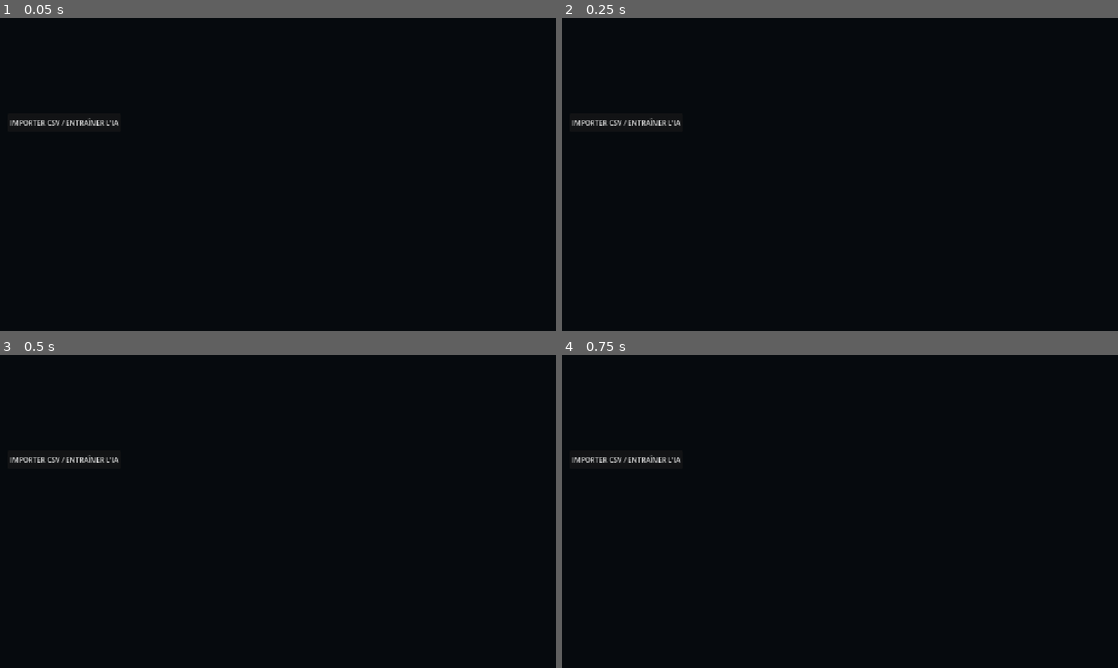
Above: before the commit, frames 1-4 (two rows, left to right).
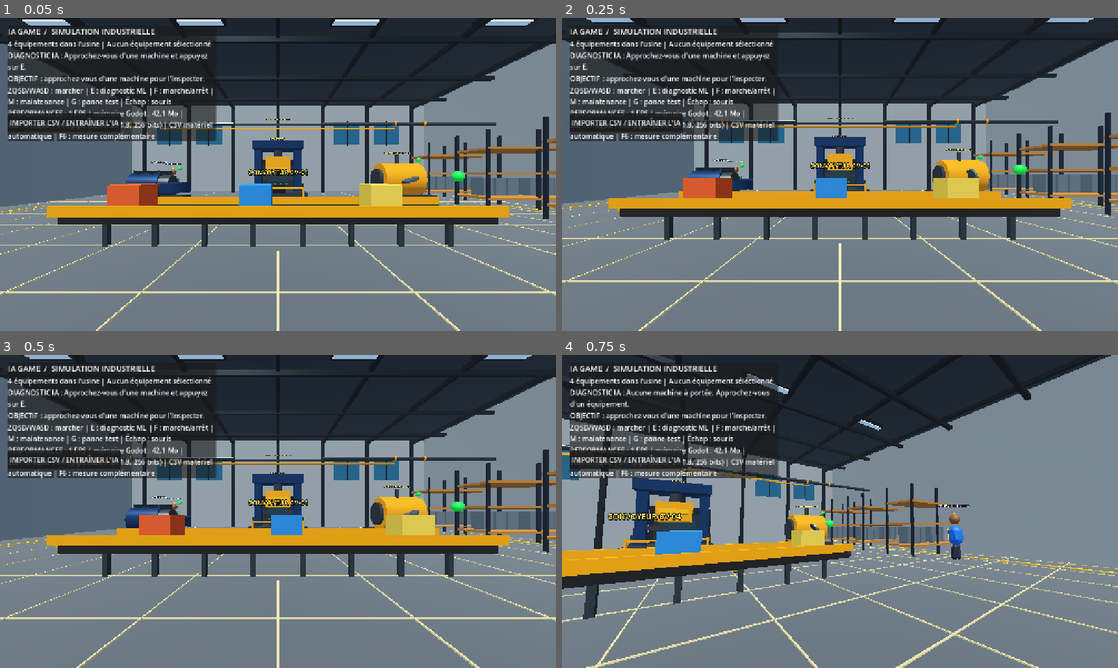
Above: after the commit, the same moments.

Repository: danielservice225-dot/ia-game-moteur
Game: Godot game, scene res://scenes/main.tscn
The game is run twice, just before and just after one commit, with the same random seed, the same clock (stepped at 60 frames per second) and the same inputs.
Inputs (mouse positions are in pixels of both pictures, inside the frame that each line leads up to):
- Up to frame 1 (0.05 s): no input
- Up to frame 2 (0.25 s): no input
- Up to frame 3 (0.5 s): no input
- Up to frame 4 (0.75 s): tap E (interact) at 0.5, 0.6 s; move the mouse to (962, 495) at 0.52 s; hold D (move_right) from 0.53 s (still down); click (962, 495) at 0.67 s

The runs differ from the first frame. In frame 1, 91% of the frame differs, in the area x 0-100%, y 0-100%; in frame 2, 92%; in frame 3, 92%; in frame 4, 90%.
Error before the commit: Parse Error: Cannot infer the type of "gpu_profile" variable because the value doesn't have a set type. (res://scripts/game.gd:497)

Commit message:
Corrige le typage du profil graphique Godot

Diff:
--- a/godot_game/scripts/game.gd
+++ b/godot_game/scripts/game.gd
@@ -494,7 +494,7 @@
     var memory_mb := float(OS.get_static_memory_usage()) / (1024.0 * 1024.0)
     var fps := Engine.get_frames_per_second()
     var benchmark_state := "CSV matériel automatique | F6 : mesure complémentaire"
-    var gpu_profile := adaptive_graphics.get_profile_label() if adaptive_graphics else "Profil GPU en détection"
+    var gpu_profile: String = adaptive_graphics.get_profile_label() if adaptive_graphics else "Profil GPU en détection"
     performance_label.text = "PERFORMANCES : %d FPS | mémoire Godot : %.1f Mo | %s | %s" % [fps, memory_mb, gpu_profile, benchmark_state]
 
 func _toggle_benchmark() -> void:
